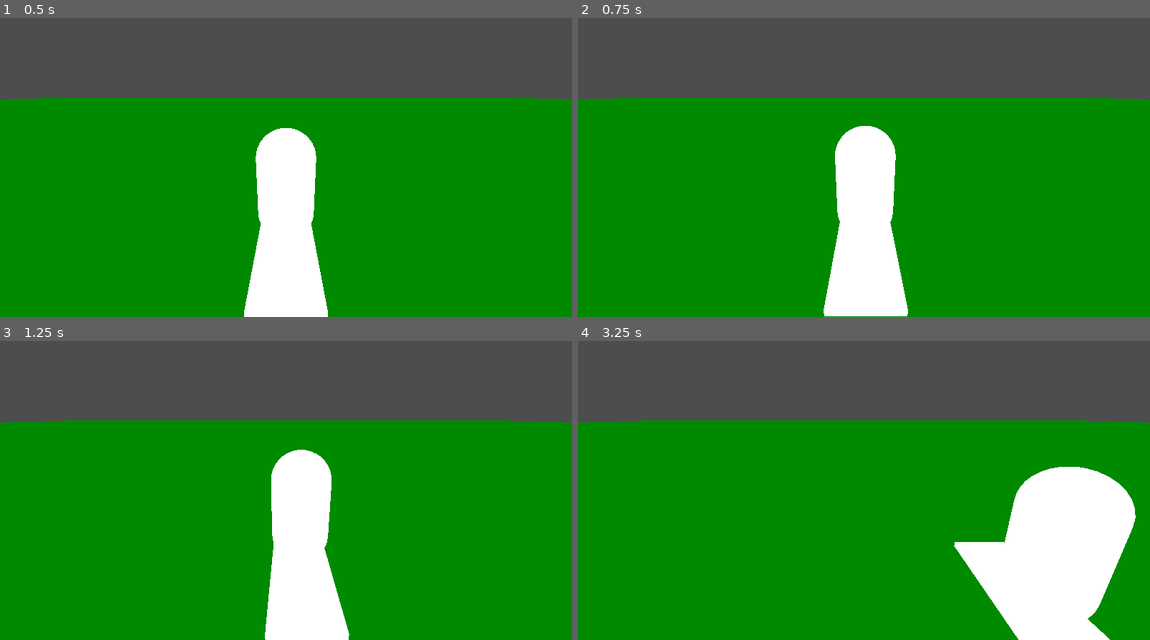
Above: before the commit, frames 1-4 (two rows, left to right).
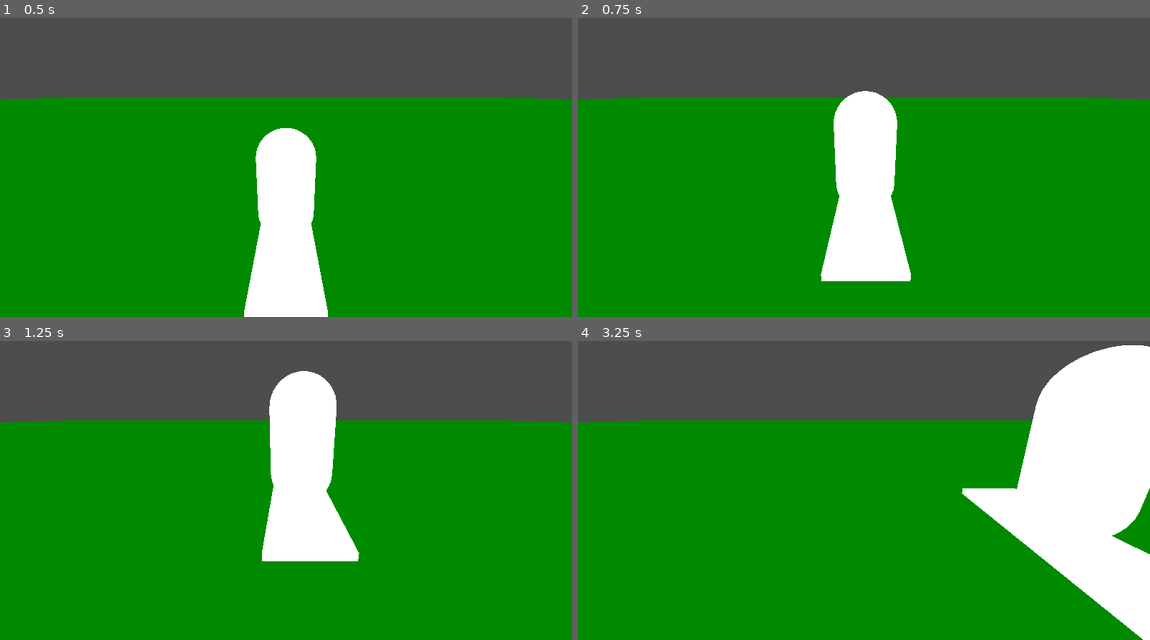
Above: after the commit, the same moments.

Repository: Steffo99/cinnos
Game: Godot game, scene res://Root.tscn
Same seed, same stepped clock (60 frames per second), same inputs: the game is played once before the commit and once after it.
Inputs:
- Up to frame 1 (0.5 s): no input
- Up to frame 2 (0.75 s): hold D (move_right) from 0.53 s (still down); tap Space (jump) at 0.6 s
- Up to frame 3 (1.25 s): keep holding D (move_right); tap Space (jump) at 0.77, 1.07 s
- Up to frame 4 (3.25 s): release D (move_right) at 1.28 s; hold S (move_down) 1.28-2.03 s; tap Space (jump) at 1.35, 1.52, 1.82, 2.1, 2.85, 3.02 s; hold D (move_right) 2.03-2.78 s; hold W (move_up) from 2.78 s (still down)

Frame 1 is identical in both runs. In frame 2, 3.6% of the frame differs, in the area x 42-59%, y 24-100%; in frame 3, 7.2%; in frame 4, 16%, in the area x 65-100%, y 1-100%.

Commit message:
hcancged jump

Diff:
--- a/Player.gd
+++ b/Player.gd
@@ -6,7 +6,7 @@
 @onready var current_input_accel = input_accel
 
 @onready var gravity_accel: Vector3 = ProjectSettings.get_setting("physics/3d/default_gravity") * ProjectSettings.get_setting("physics/3d/default_gravity_vector")
-@export var jump_impulse: Vector3 = Vector3.UP;
+@export var jump_impulse: Vector3 = Vector3.UP * 5;
 
 
 @export var max_jumps = 1
